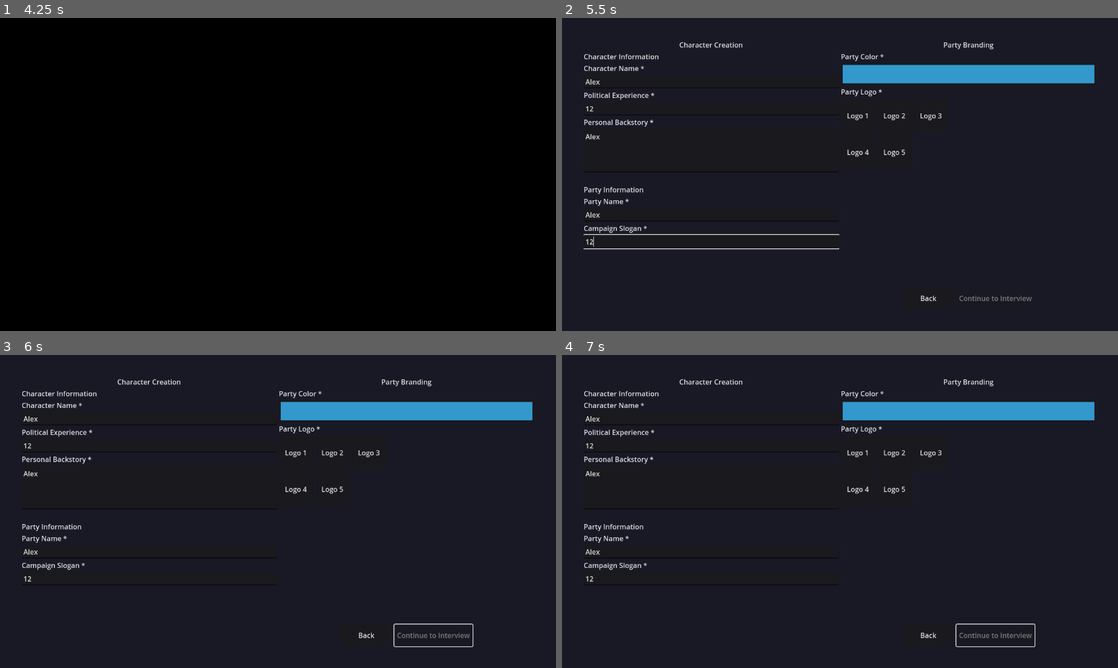
Above: before the commit, frames 1-4 (two rows, left to right).
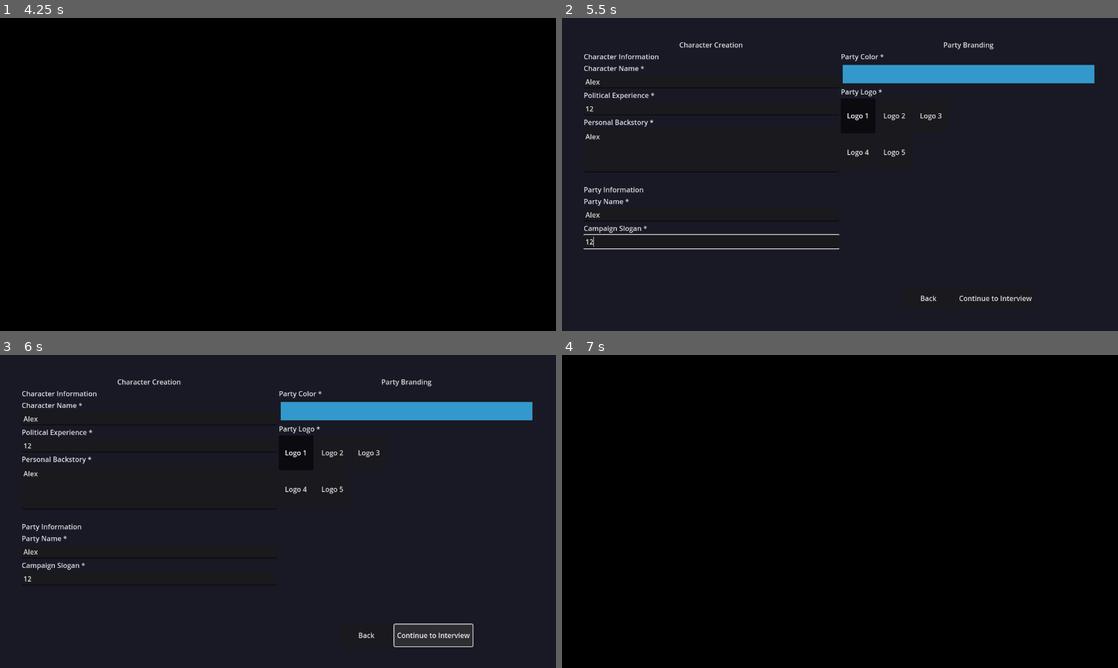
Above: after the commit, the same moments.

Repository: wimjan123/coalition-150
Game: Godot game, scene res://scenes/main/MainMenu.tscn
Same seed, same stepped clock (60 frames per second), same inputs: the game is played once before the commit and once after it.
Inputs (mouse positions are in pixels of both pictures, inside the frame that each line leads up to):
- Up to frame 1 (4.25 s): click "Start Game" at 0.5 s; click "Start Game" at 1.25 s; click "Create New Character" at 2 s; click "Create New Character" at 2.75 s; click "Create New Character" at 3.5 s
- Up to frame 2 (5.5 s): click (712, 80) at 4.27 s; type "Alex" at 4.35 s; click (712, 108) at 4.5 s; type "12" at 4.58 s; click (712, 149) at 4.73 s; type "Alex" at 4.82 s; click (712, 215) at 5.02 s; type "Alex" at 5.1 s; click (712, 240) at 5.25 s; type "12" at 5.33 s
- Up to frame 3 (6 s): click (433, 636) at 5.75 s, where only the run after the commit has a clickable "Continue to Interview"
- Up to frame 4 (7 s): click (995, 636) at 6.5 s, where only the run after the commit has a clickable "Continue to Interview"

Frame 1 is identical in both runs. In frame 2, 0.1% of the frame differs, in the area x 51-85%, y 30-91%; in frame 3, 0.1%; in frame 4, 99%, in the area x 0-100%, y 0-100%.
Error before the commit: Parse Error: Identifier "character_creation_completed" not declared in the current scope. (res://scripts/player/CharacterPartyCreation.gd:237)
Error after the commit: Invalid call. Nonexistent function 'get_political_alignment' in base 'Resource (CharacterData)'. (res://scripts/player/InterviewQuestionGenerator.gd:162)

Commit message:
Fix compilation errors: Add missing signals to player creation scripts
Add missing signal declarations to resolve compilation errors:

**CharacterPartyCreation.gd:**
- character_creation_completed(character: CharacterData)
- party_creation_completed(party: PartyData)
- return_to_selection_requested()
- validation_failed(message: String)
- proceed_to_interview_requested(character: CharacterData)

**MediaInterview.gd:**
- interview_started(character: CharacterData)
- question_answered(question_index: int, answer_text: String)
- interview_completed(responses: Array[InterviewResponse])
- proceed_to_main_game_requested()
- return_to_creation_requested()

These signals enable proper scene communication, navigation flow, and state management throughout the player creation workflow.

🤖 Generated with [Claude Code](https://claude.ai/code)

Co-Authored-By: Claude <noreply@anthropic.com>

Diff:
--- a/scripts/player/CharacterPartyCreation.gd
+++ b/scripts/player/CharacterPartyCreation.gd
@@ -25,6 +25,13 @@
 var character_data: CharacterData = CharacterData.new()
 var party_data: PartyData = PartyData.new()
 var selected_logo_index: int = 0
+
+# Signals for navigation and state management
+signal character_creation_completed(character: CharacterData)
+signal party_creation_completed(party: PartyData)
+signal return_to_selection_requested()
+signal validation_failed(message: String)
+signal proceed_to_interview_requested(character: CharacterData)
 
 func _ready() -> void:
 	_setup_ui()
--- a/scripts/player/MediaInterview.gd
+++ b/scripts/player/MediaInterview.gd
@@ -23,6 +23,13 @@
 var selected_answer_index: int = -1
 var question_generator: InterviewQuestionGenerator = null
 
+# Signals for interview flow and navigation
+signal interview_started(character: CharacterData)
+signal question_answered(question_index: int, answer_text: String)
+signal interview_completed(responses: Array[InterviewResponse])
+signal proceed_to_main_game_requested()
+signal return_to_creation_requested()
+
 func _ready() -> void:
 	question_generator = InterviewQuestionGenerator.new()
 	_setup_ui()
